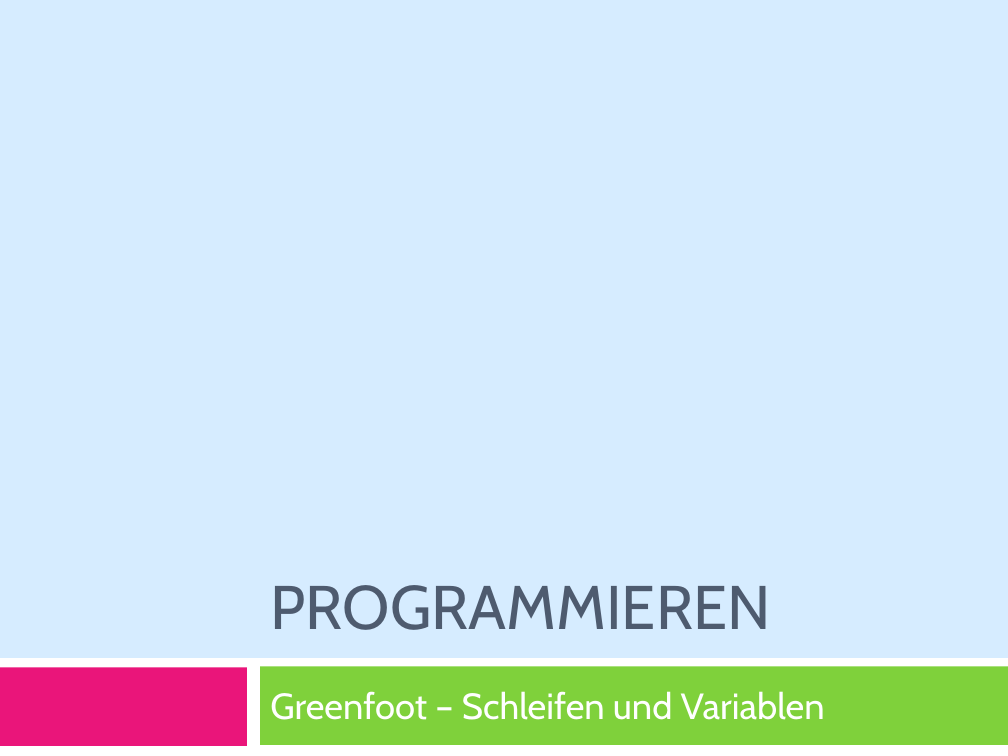
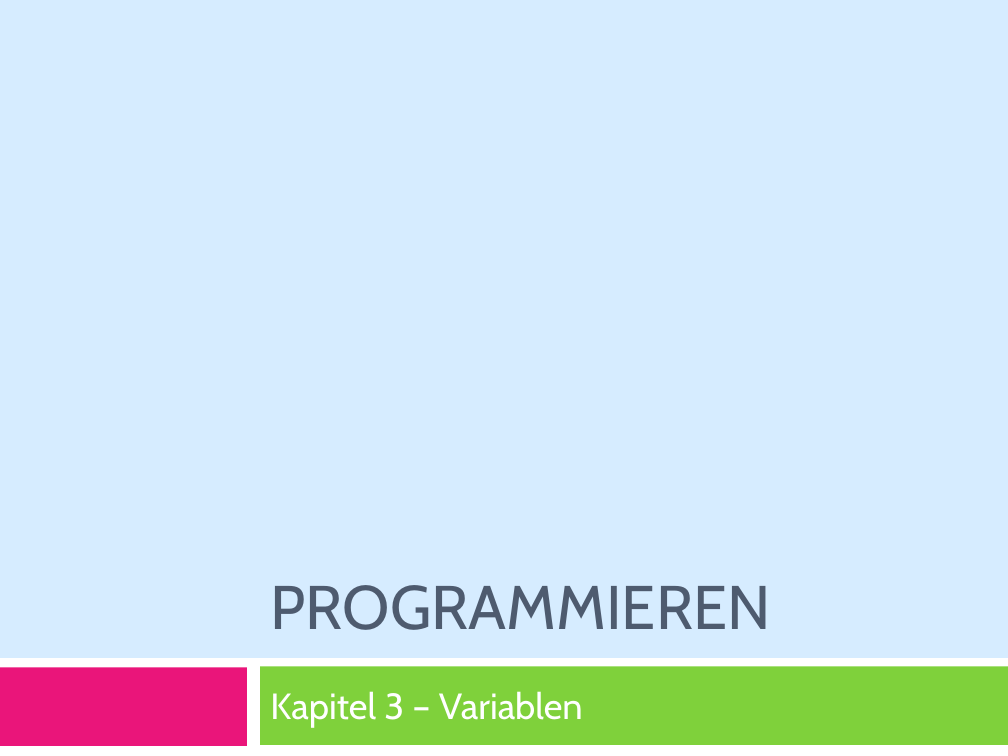
Before and after one commit to marcojakob/greenfoot-kara, a slide deck: slide 1 of presentations-de/praesentation-04-kapitel-3-variablen.pptx. Drawn at 1008x756 pixels with LibreOffice and Linux fonts; fonts in the diff are those of the drawing. Boxes give left, top, right and bottom in pixels: in the first picture for what was removed or moved away, otherwise in the second. Text is boxed around its words. In the diff, an @@ line names an element or a change of style, - is before the commit and + after.

```diff
--- a/presentations-de/praesentation-04-kapitel-3-variablen.pptx
+++ b/presentations-de/praesentation-04-kapitel-3-variablen.pptx
@@ subtitle at <box>270,691,583,727</box>: text changed @@
-Greenfoot – Schleifen und Variablen
+Kapitel 3 – Variablen
```
Also in this commit, not shown: 21 other slides changed, 6 other files.
